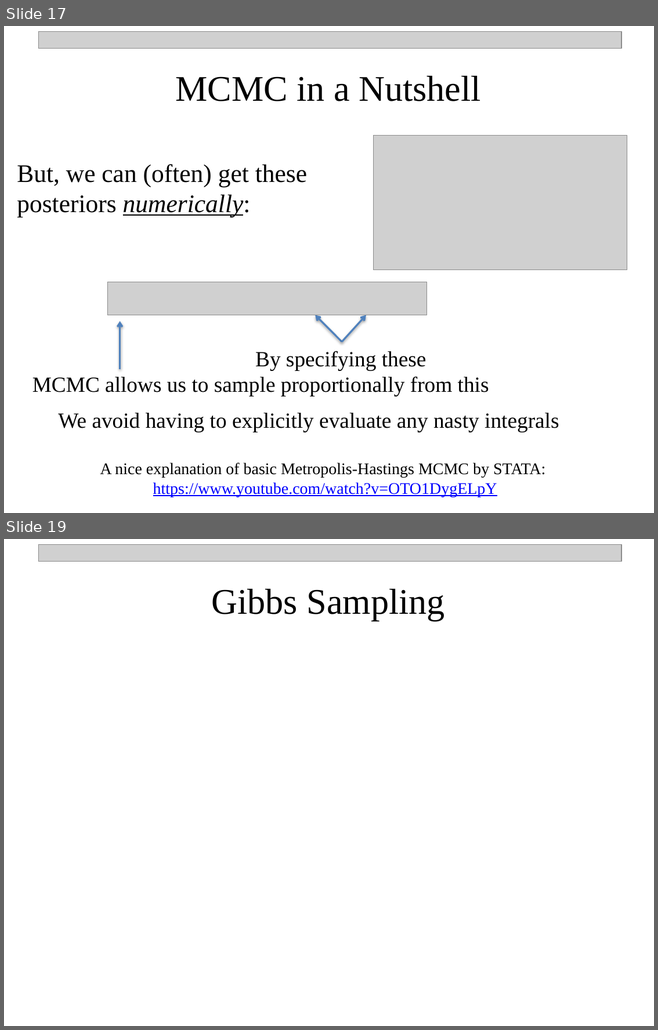
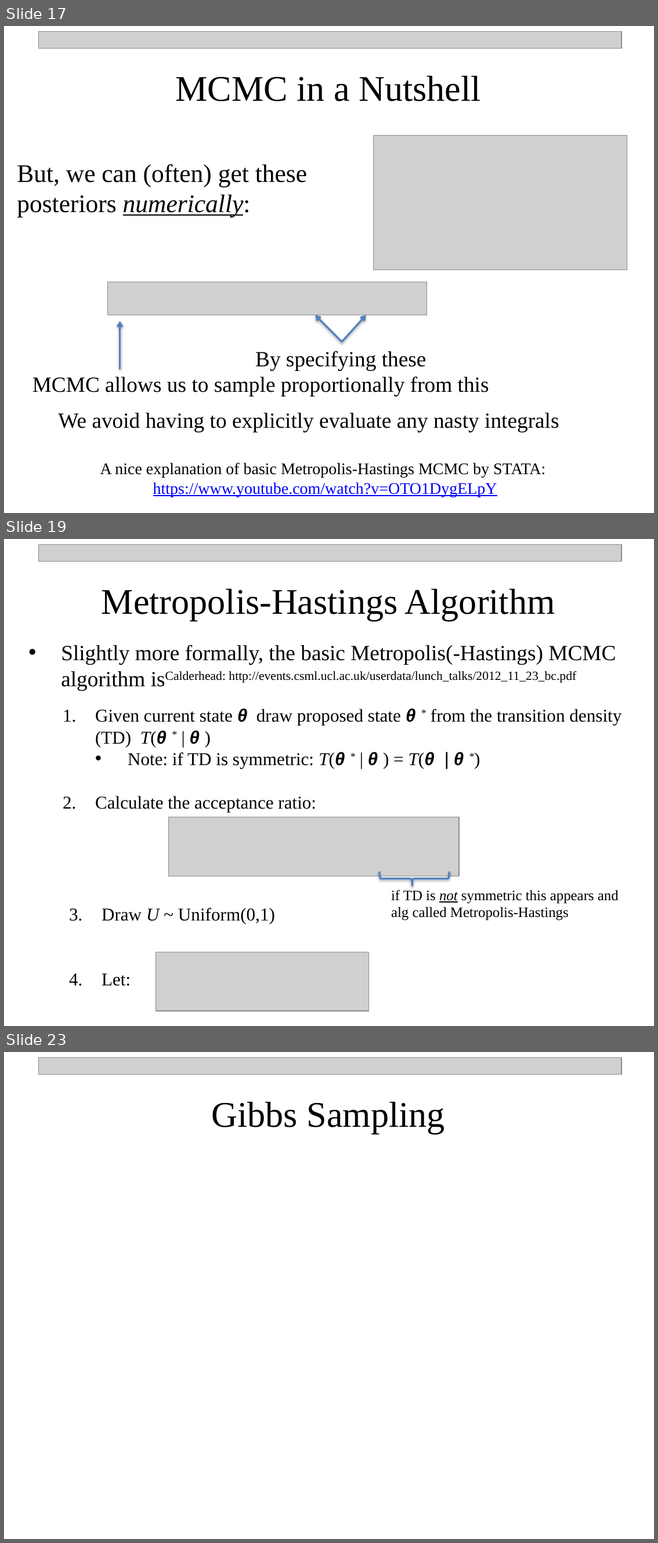
Before and after one commit to npetraco/MAT302, a slide deck: Notes/5_Intro_to_basic_parametric_bayesian_inference.pptx. Shown one above the other, each under a label of ours: slides 17 and 19 before the commit, slides 17, 19 and 23 after it; the slides between them are not shown. The pictures are 658x1030 and 658x1543 pixels, drawn with LibreOffice and Linux fonts; fonts in the diff are those of the drawing; grey boxes stand for pictures. Boxes give left, top, right and bottom in pixels: in the first picture for what was removed or moved away, otherwise in the second. Text is boxed around its words. In the diff, an @@ line names an element or a change of style, - is before the commit and + after.

```diff
--- a/Notes/5_Intro_to_basic_parametric_bayesian_inference.pptx
+++ b/Notes/5_Intro_to_basic_parametric_bayesian_inference.pptx
@@ slide 19 added at [4,539,654,1026], background #FFFFFF @@
@@ picture added at [38,544,621,561] @@
@@ text added at [101,588,555,621], 40 pt, text #000000 @@
+Metropolis-Hastings Algorithm
@@ text added at [61,645,615,690], 24 pt, text #000000 @@
+• Slightly more formally, the basic Metropolis(-Hastings) MCMC algorithm isCalderhead: http://events.csml.ucl.ac.uk/userdata/lunch_talks/2012_11_23_bc.pdf
@@ text added at [95,708,621,812], 20 pt, text #000000 @@
+  1. Given current state θ draw proposed state θ * from the transition density (TD) T(θ * | θ )
+    • Note: if TD is symmetric: T(θ * | θ ) = T(θ | θ *)
+  2. Calculate the acceptance ratio:
@@ picture added at [168,817,459,876] @@
@@ left brace added at [379,871,449,886], outline #4F81BD 2 pt @@
@@ text added at [391,890,618,921], 16 pt, text #000000 @@
+if TD is not symmetric this appears and alg called Metropolis-Hastings
@@ text added at [101,908,275,986], 20 pt, text #000000 @@
+  3. Draw U ~ Uniform(0,1)
+  4. Let:
@@ picture added at [156,952,368,1011] @@
@@ what was slide 19 is now slide 23 @@
```
Also in this commit, not shown: 1 slide changed, 3 other slides added.
